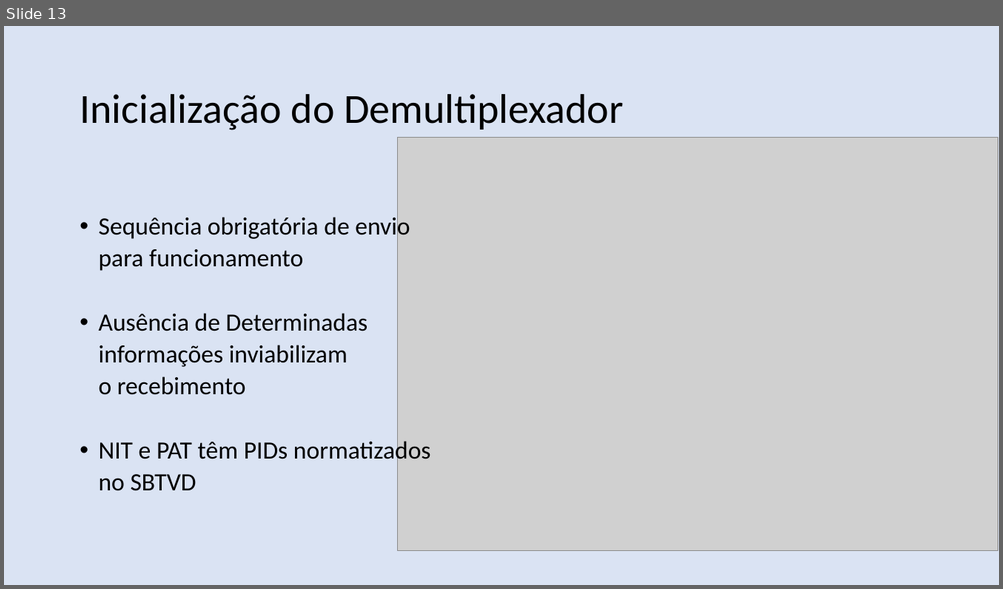
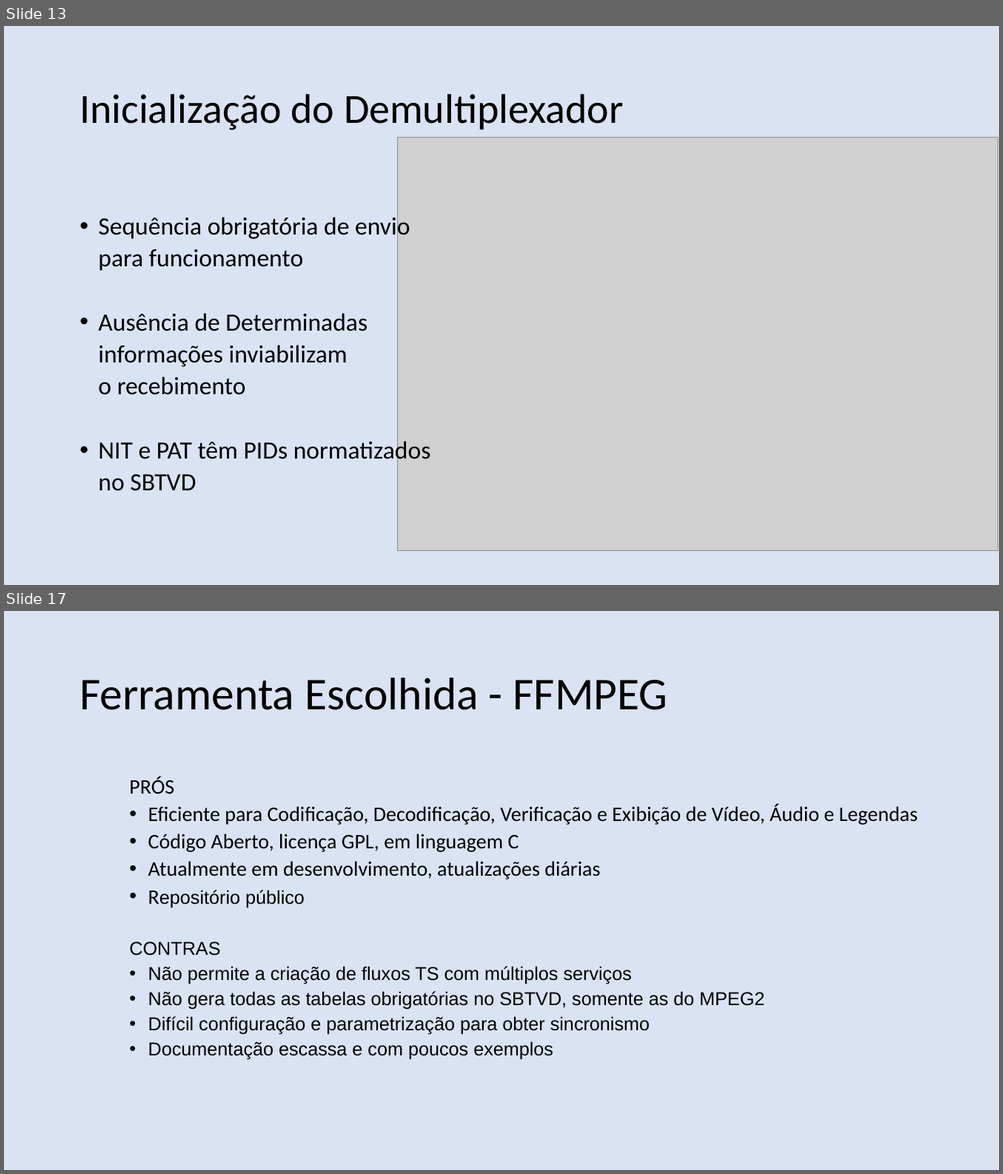
Before and after one commit to nasall2/TCC, a slide deck: relatorio/abntex2-modelos-1.9.2/figuras/apresentacao.pptx. Shown one above the other, each under a label of ours: slide 13 before the commit, slides 13 and 17 after it; the slides between them are not shown. The pictures are 1003x589 and 1003x1174 pixels, drawn with LibreOffice and Linux fonts; fonts in the diff are those of the drawing; grey boxes stand for pictures. Boxes give left, top, right and bottom in pixels: in the first picture for what was removed or moved away, otherwise in the second. Text is boxed around its words. In the diff, an @@ line names an element or a change of style, - is before the commit and + after.

```diff
--- a/relatorio/abntex2-modelos-1.9.2/figuras/apresentacao.pptx
+++ b/relatorio/abntex2-modelos-1.9.2/figuras/apresentacao.pptx
@@ slide 17 added at bbox=[4, 611, 999, 1170], background #DAE3F3 @@
@@ text added at bbox=[79, 678, 668, 710], 44 pt, text #000000 @@
+Ferramenta Escolhida - FFMPEG
@@ text added at bbox=[129, 777, 917, 1060], 18 pt, text #000000 @@
+  PRÓS
+  • Eficiente para Codificação, Decodificação, Verificação e Exibição de Vídeo, Áudio e Legendas
+  • Código Aberto, licença GPL, em linguagem C
+  • Atualmente em desenvolvimento, atualizações diárias
+  • Repositório público
+  CONTRAS
+  • Não permite a criação de fluxos TS com múltiplos serviços
+  • Não gera todas as tabelas obrigatórias no SBTVD, somente as do MPEG2
+  • Difícil configuração e parametrização para obter sincronismo
+  • Documentação escassa e com poucos exemplos
```
Also in this commit, not shown: 2 slides changed, 6 other slides added, 2 other files.
